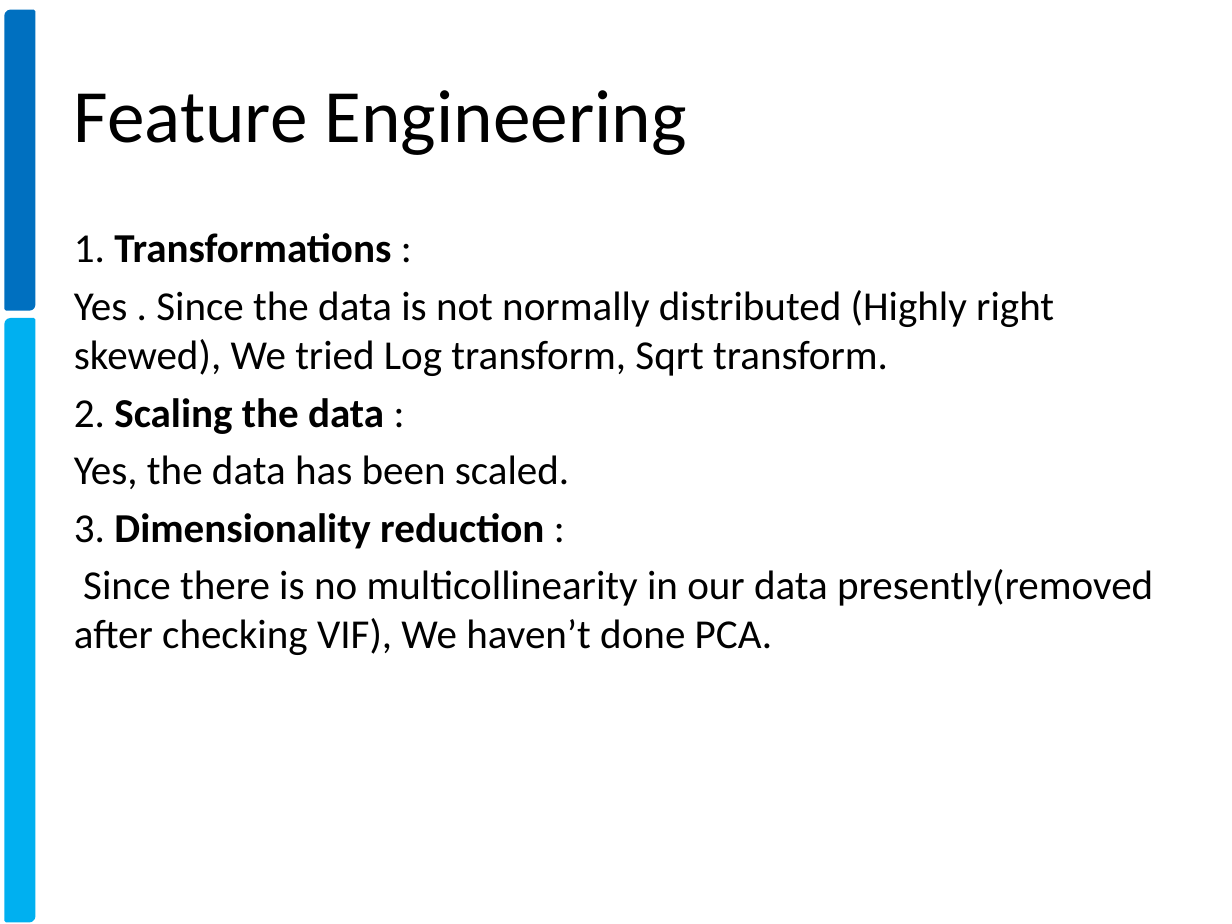
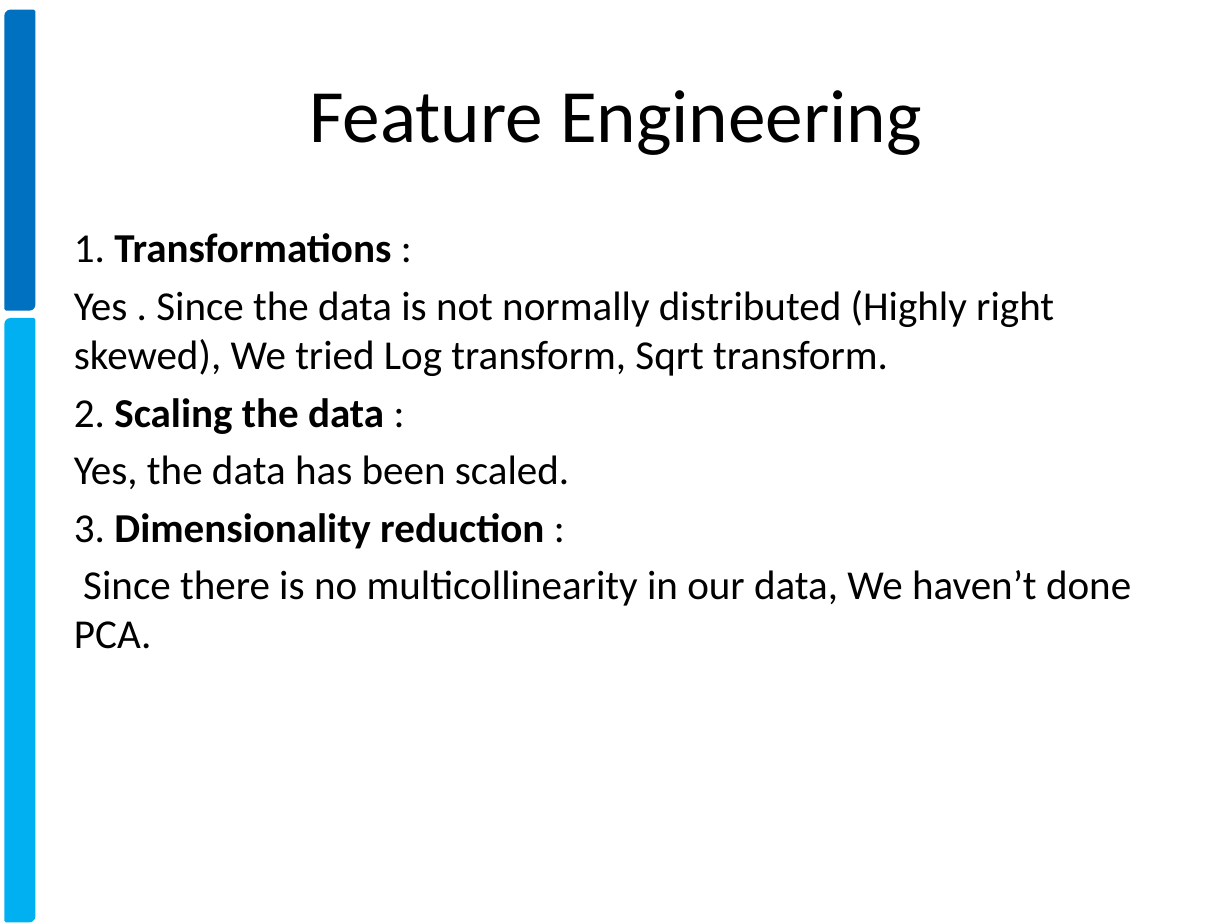
Before and after one commit to xavierigneous/Vehicle-Loan-Default-Prediction, a slide deck: slide 7 of Vehicle Loan Default Prediction.pptx (slide 8 before the commit). Drawn at 1232x924 pixels with LibreOffice and Linux fonts; fonts in the diff are those of the drawing; background and template pictures are left out. Boxes give left, top, right and bottom in pixels: in the first picture for what was removed or moved away, otherwise in the second. Text is boxed around its words. In the diff, an @@ line names an element or a change of style, - is before the commit and + after.

```diff
--- a/Vehicle Loan Default Prediction.pptx
+++ b/Vehicle Loan Default Prediction.pptx
@@ title "Feature Engineering" at (309,90,922,155): alignment left to centre @@
@@ text at (74,570,1131,649): text changed @@
-Since there is no multicollinearity in our data presently(removed after checking VIF), We haven’t done PCA.
+Since there is no multicollinearity in our data, We haven’t done PCA.
```
Also in this commit, not shown: 5 other slides changed, 1 slide added, 2 slides removed, 4 other files.
